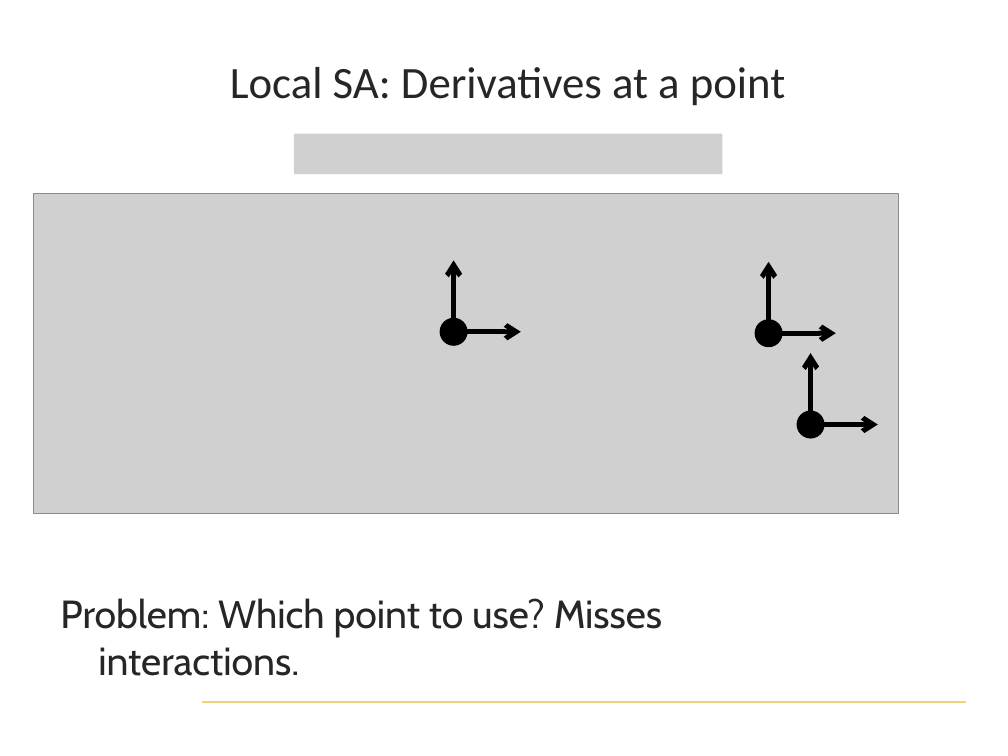
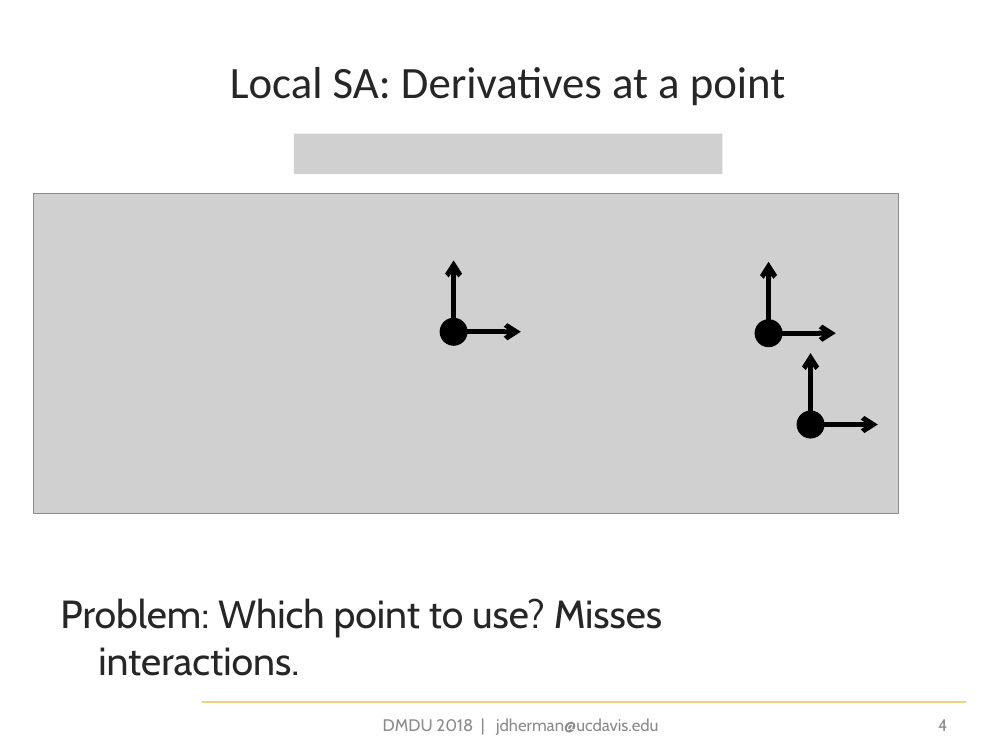
Before and after one commit to jdherman/DMDU-2018-SALib-Tutorial, a slide deck: slide 4 of herman-dmdu-SALib-tutorial.pptx. Drawn at 1008x756 pixels with LibreOffice and Linux fonts; fonts in the diff are those of the drawing; grey boxes stand for pictures; background and template pictures are left out. Boxes give left, top, right and bottom in pixels: in the first picture for what was removed or moved away, otherwise in the second. Text is boxed around its words. In the diff, an @@ line names an element or a change of style, - is before the commit and + after.

```diff
--- a/herman-dmdu-SALib-tutorial.pptx
+++ b/herman-dmdu-SALib-tutorial.pptx
@@ text added at bbox=[383, 718, 658, 735], 12 pt, text #8C8C8C @@
+DMDU 2018 | jdherman@ucdavis.edu
@@ page number added at bbox=[938, 719, 947, 731], 12 pt, text #8C8C8C @@
+4
```
Also in this commit, not shown: 12 other slides changed.
